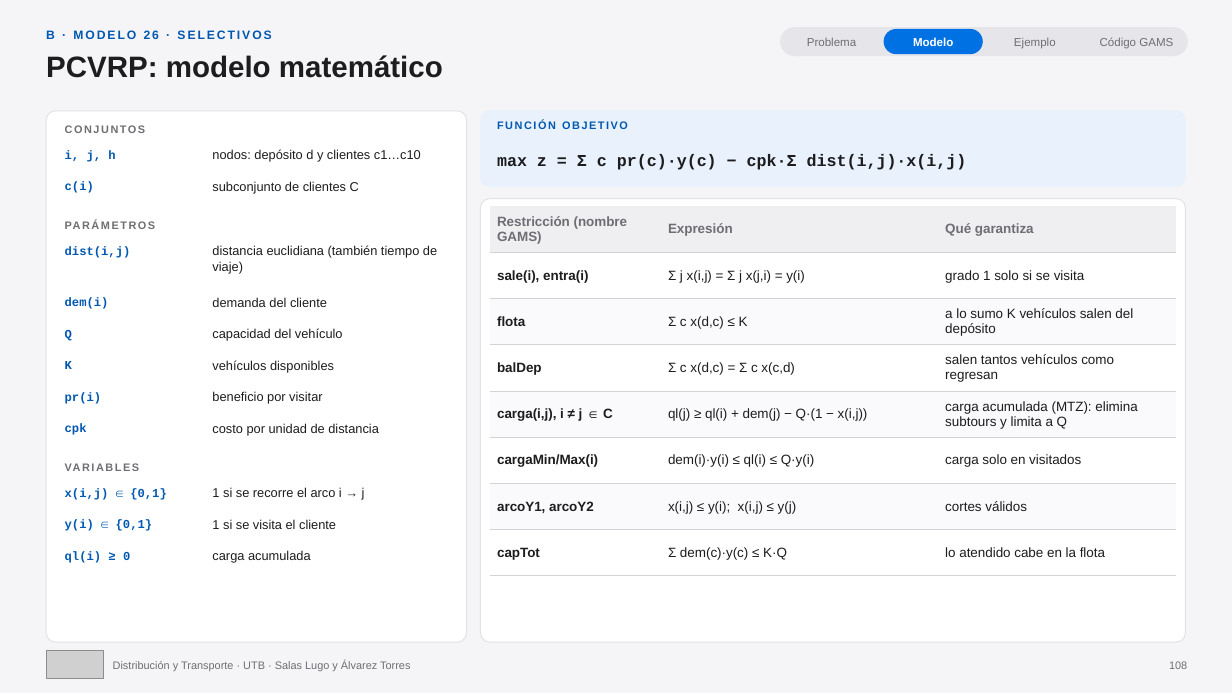
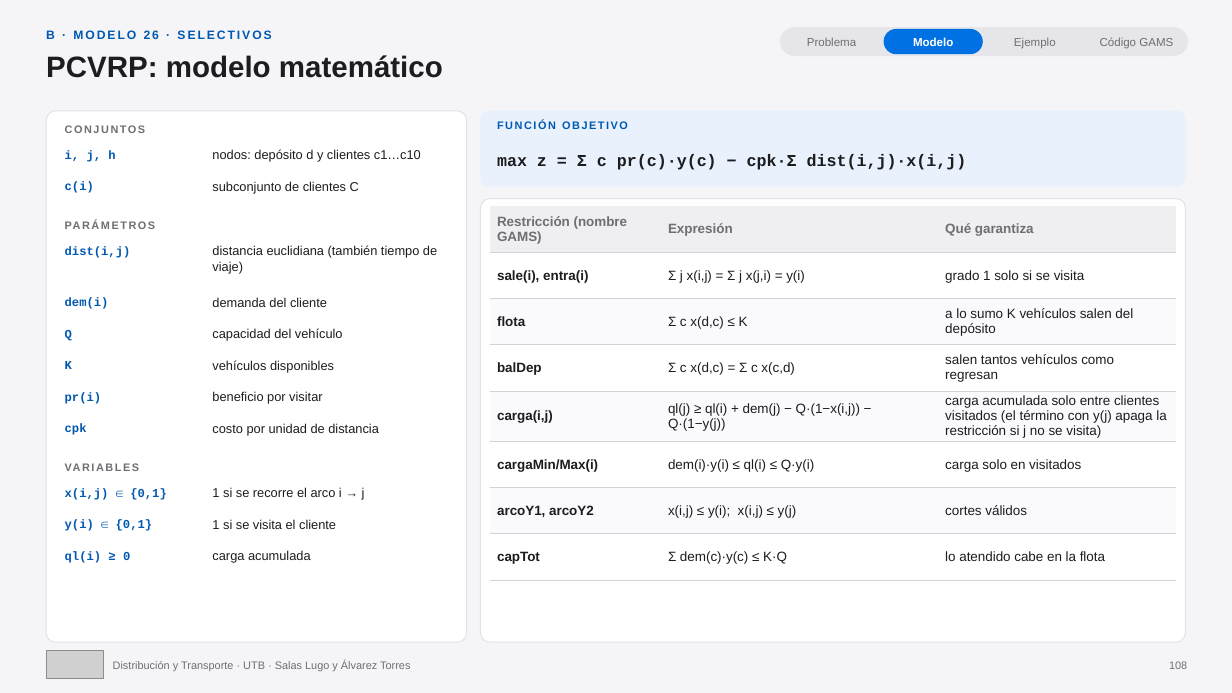
Before and after one commit to sebastianslg/grafosapp, a slide deck: slide 108 of Exposicion_Modelos_VRP_GAMS.pptx. Drawn at 1232x693 pixels with LibreOffice and Linux fonts; fonts in the diff are those of the drawing; grey boxes stand for pictures. Boxes give left, top, right and bottom in pixels: in the first picture for what was removed or moved away, otherwise in the second. Text is boxed around its words. In the diff, an @@ line names an element or a change of style, - is before the commit and + after.

```diff
--- a/Exposicion_Modelos_VRP_GAMS.pptx
+++ b/Exposicion_Modelos_VRP_GAMS.pptx
@@ table at [490, 206, 1177, 568] @@
-row 5: carga(i,j), i ≠ j ∈ C | ql(j) ≥ ql(i) + dem(j) − Q·(1 − x(i,j)) | carga acumulada (MTZ): elimina subtours y limita a Q
+row 5: carga(i,j) | ql(j) ≥ ql(i) + dem(j) − Q·(1−x(i,j)) − Q·(1−y(j)) | carga acumulada solo entre clientes visitados (el término con y(j) apaga la restricción si j no se visita)
```
Also in this commit, not shown: 4 other slides changed, 25 other files.
